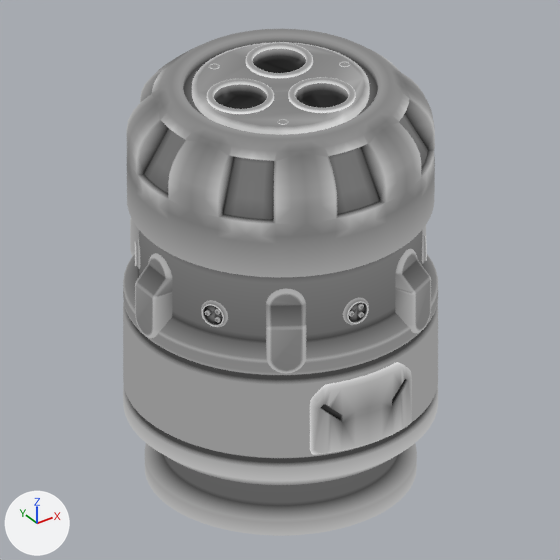
A saved change to the Blender file addons/textools/resources/materials.blend.
Both versions are drawn from the file's camera 'Camera.000'. The lights are fixed; the arrows at lower left show +X, +Y and +Z.

The first picture shows 'bake_gradient_z'.
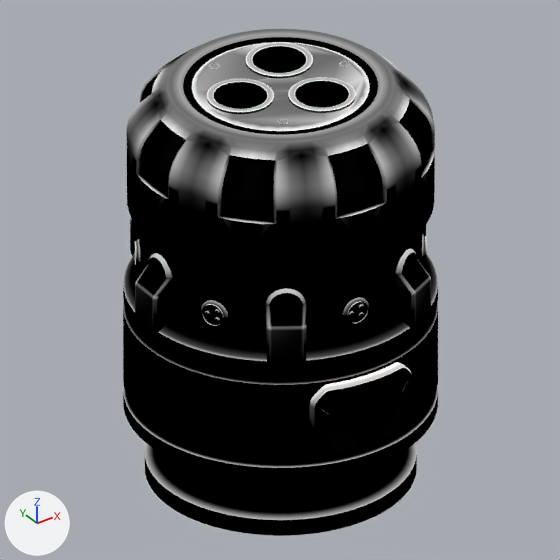
What differs and where, as boxes [x1, y1, x2, y2] in the pictures (560 x 560 px):
'bake_gradient_z', recoloured (grey to black)
    both: [123, 29, 438, 536]

The change, as a list of edits to the scene's bpy script:
```text
Add mat_bake_dust:
    mat_bake_dust = bpy.data.materials.new('bake_dust')
    # nodes: Emission, Math, NewGeometry, OutputMaterial, SeparateXYZ, ValToRGB
    # colours: black #000000, white #f4fffc
Change me_hard_surface_mesh_3018_003:
    where me_hard_surface_mesh_3018_003.from_pydata(...)  # 10917 vertices, 11995 faces; spans x -0.89..0.9, y -0.92..0.92, z -1.36..1.14
    remove me_hard_surface_mesh_3018_003.materials.append(mat_bake_id_element)
    add me_hard_surface_mesh_3018_003.materials.append(mat_bake_dust)
```
